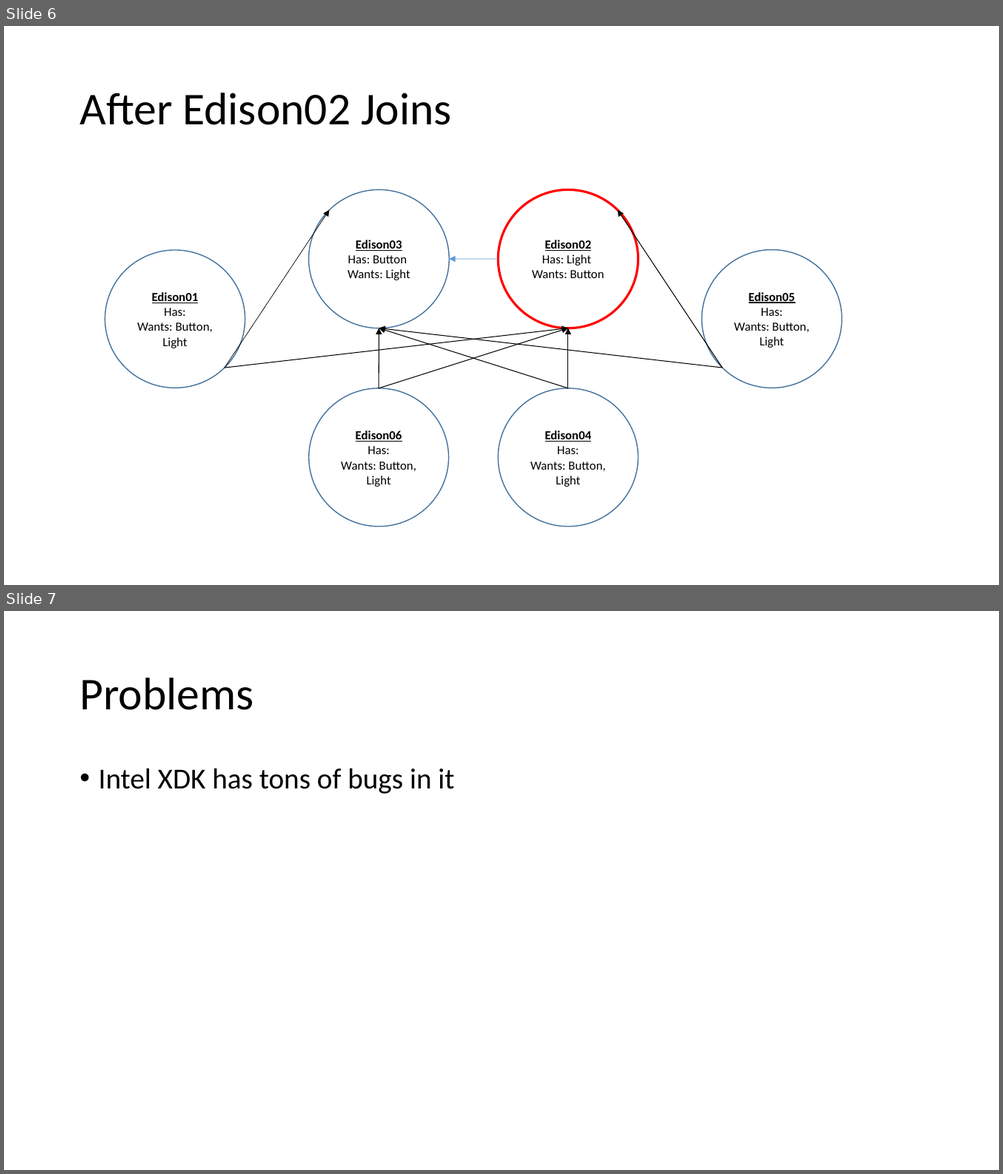
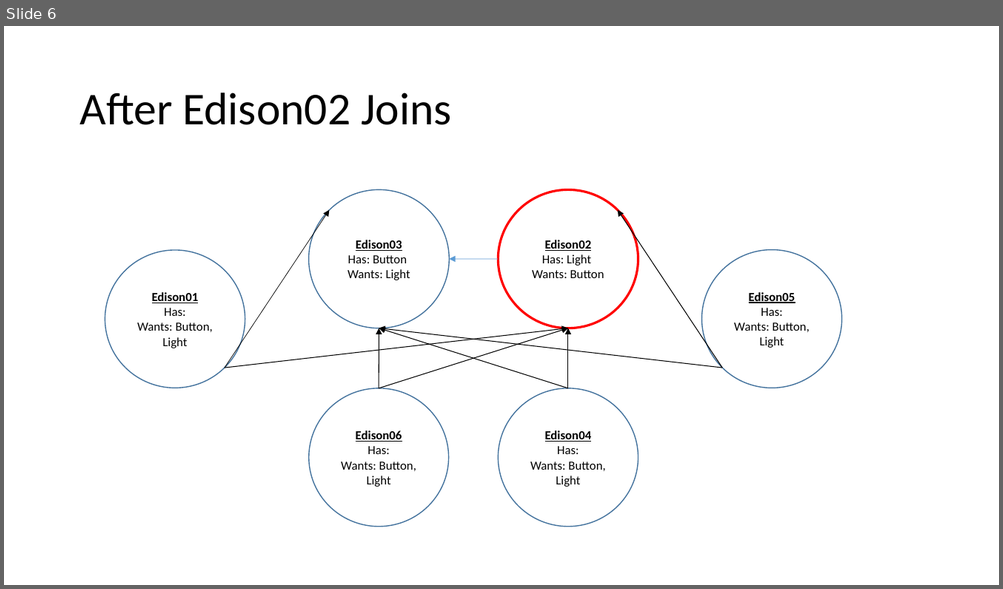
Before and after one commit to rush2sk8/Intel-Edison-PS, a slide deck: node network.pptx. Shown one above the other, each under a label of ours: slides 6 and 7 before the commit, slide 6 after it. The pictures are 1003x1174 and 1003x589 pixels, drawn with LibreOffice and Linux fonts; fonts in the diff are those of the drawing. Boxes give left, top, right and bottom in pixels: in the first picture for what was removed or moved away, otherwise in the second. Text is boxed around its words. In the diff, an @@ line names an element or a change of style, - is before the commit and + after.

```diff
--- a/node network.pptx
+++ b/node network.pptx
@@ slide 7 removed at bbox=[4, 611, 999, 1170], background #FFFFFF @@
@@ title removed at bbox=[79, 678, 253, 710] @@
-Problems
@@ text removed at bbox=[99, 768, 454, 794] @@
-• Intel XDK has tons of bugs in it
```
Also in this commit, not shown: 1 slide changed, 2 slides added, 15 other files.
